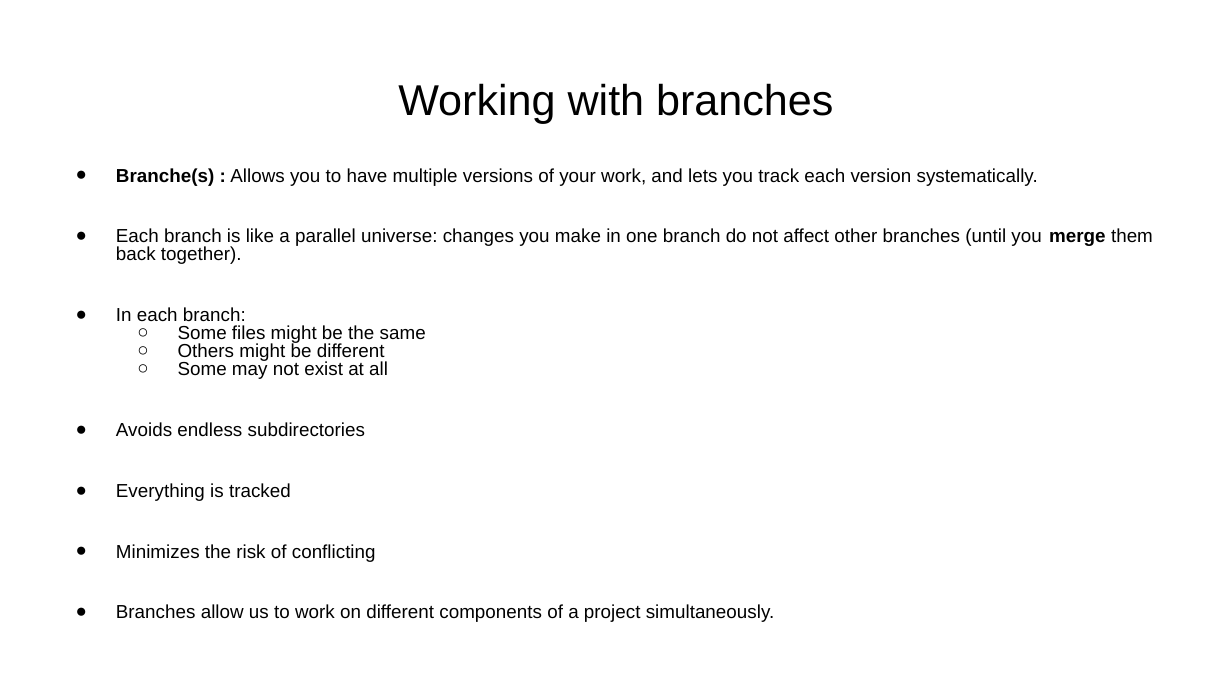
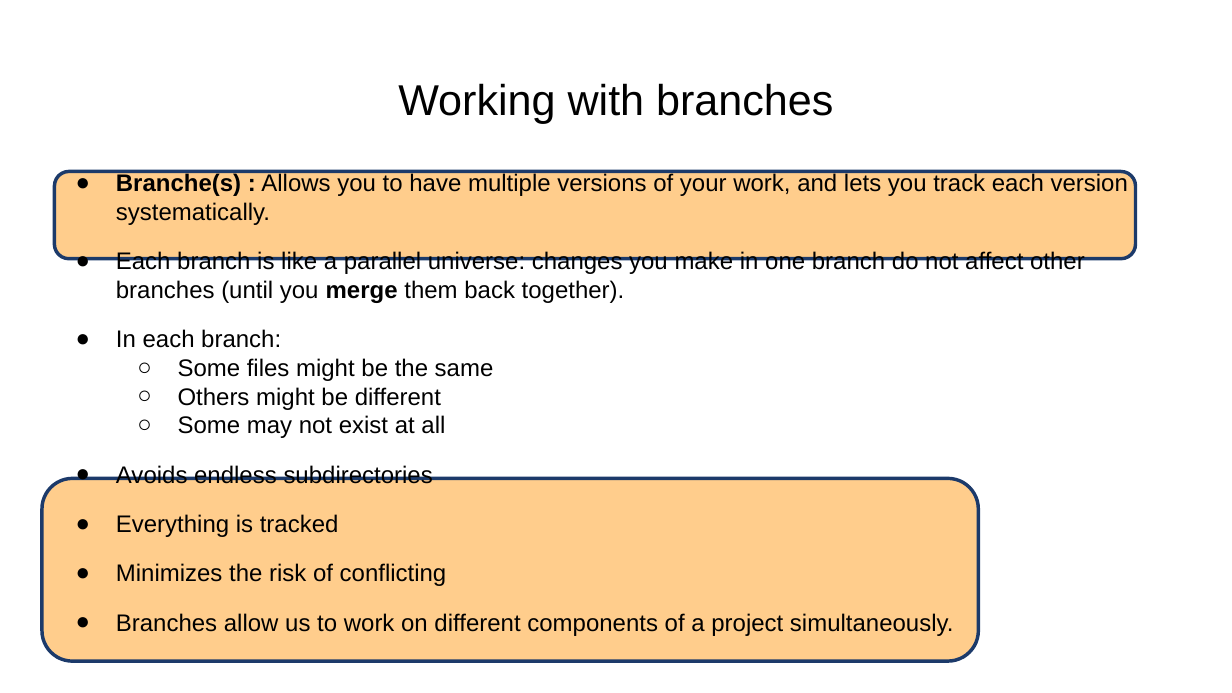
Before and after one commit to RUG-DCC-Research-Software/introduction_to_git_github, a slide deck: slide 59 of 07102025-Introduction_to_git_kapteyn.pptx. Drawn at 1232x693 pixels with LibreOffice and Linux fonts; fonts in the diff are those of the drawing. Boxes give left, top, right and bottom in pixels: in the first picture for what was removed or moved away, otherwise in the second. Text is boxed around its words. In the diff, an @@ line names an element or a change of style, - is before the commit and + after.

```diff
--- a/07102025-Introduction_to_git_kapteyn.pptx
+++ b/07102025-Introduction_to_git_kapteyn.pptx
@@ text "Branche(s) : Allows you to ..." at bbox=[116, 172, 1128, 636]: size 11 to 14 pt; line spacing 0.8 to 1 @@
@@ rounded rectangle added at bbox=[54, 171, 1136, 259], fill #FFCD8C, outline #1D3A6B 2 pt @@
@@ rounded rectangle added at bbox=[42, 478, 978, 660], fill #FFCD8C, outline #1D3A6B 2 pt @@
```
Also in this commit, not shown: 11 other slides changed, 3 slides added.
